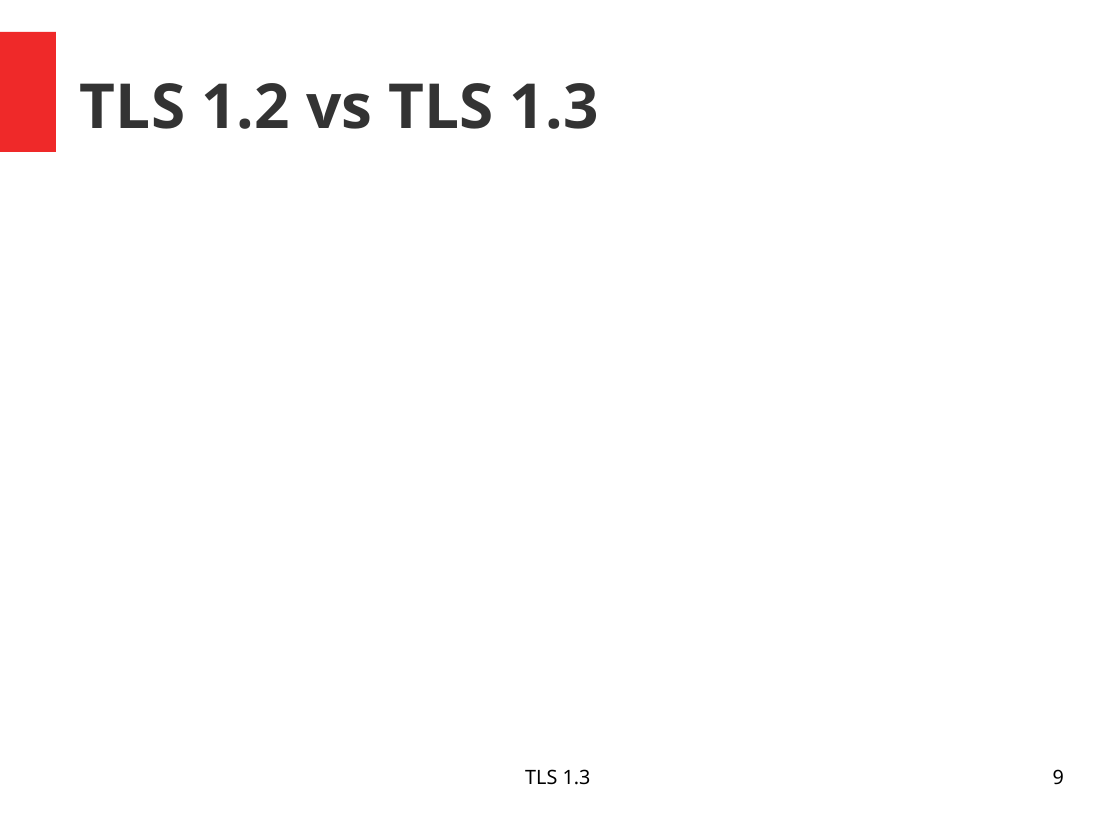
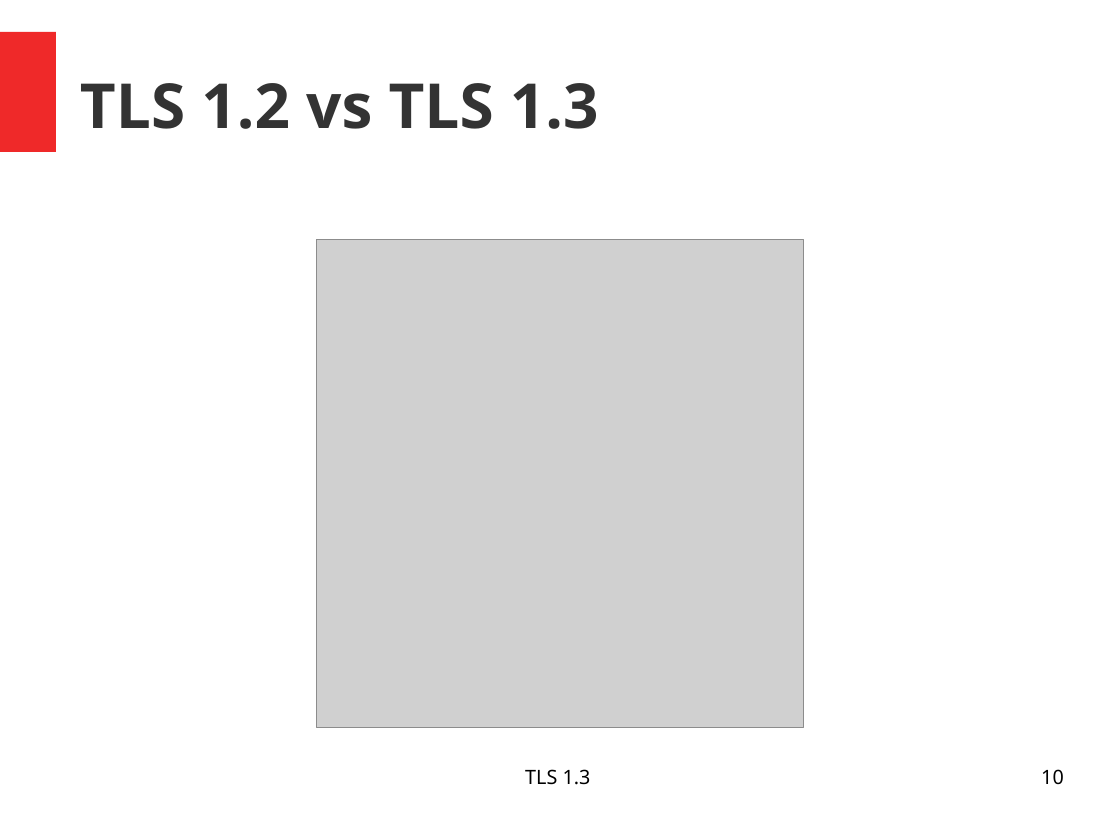
Before and after one commit to pchr8/rn-project, a slide deck: slide 10 of rnp/beleg/presentation.odp (slide 9 before the commit). Drawn at 1120x840 pixels with LibreOffice and Linux fonts; fonts in the diff are those of the drawing; grey boxes stand for pictures. Boxes give left, top, right and bottom in pixels: in the first picture for what was removed or moved away, otherwise in the second. Text is boxed around its words. In the diff, an @@ line names an element or a change of style, - is before the commit and + after.

```diff
--- a/rnp/beleg/presentation.odp
+++ b/rnp/beleg/presentation.odp
@@ picture added at (316,240,804,728) @@
@@ page number at (1041,769,1064,784): text changed @@
-9
+10
```
Also in this commit, not shown: 2 slides added, 3 other files.
